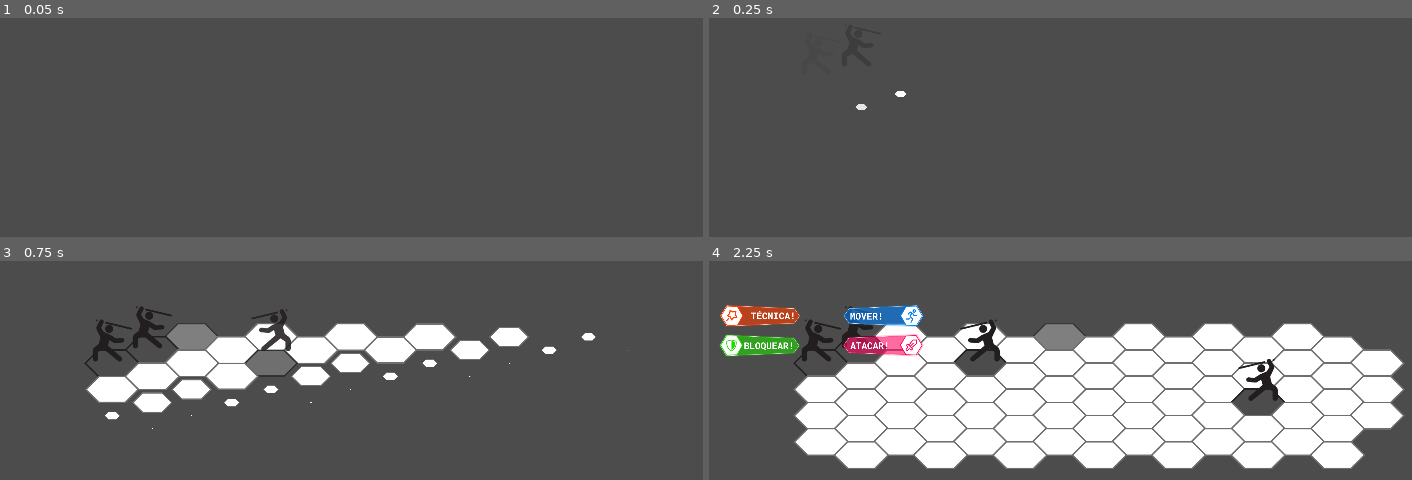
Above: before the commit, frames 1-4 (two rows, left to right).
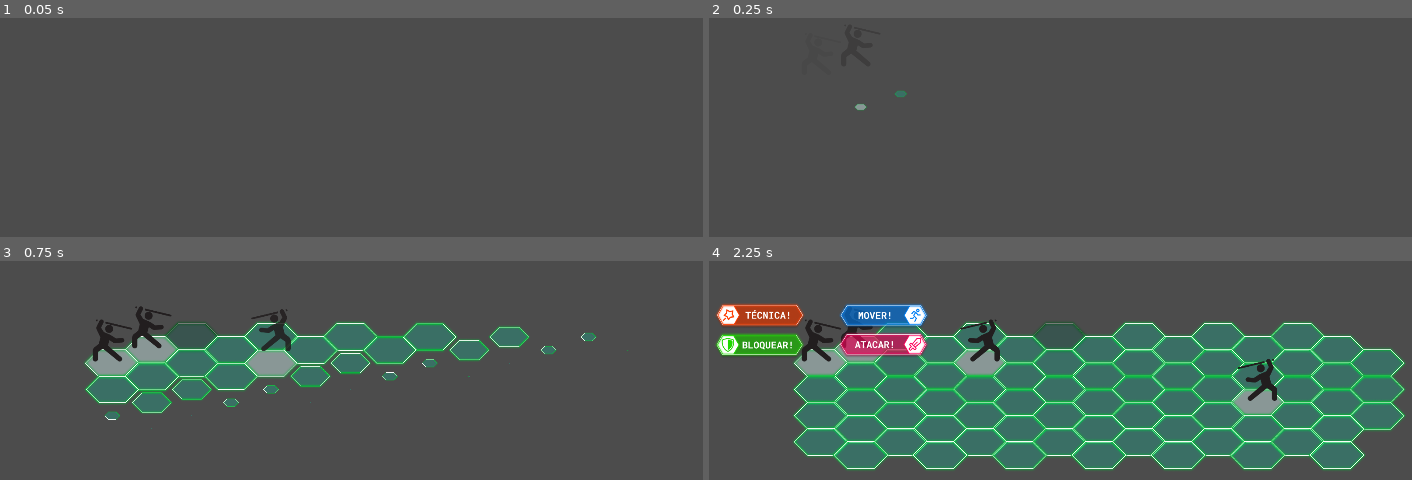
Above: after the commit, the same moments.

Repository: eduregis/hexachronos
Game: Godot game, scene res://View/Scenes/Scene1.tscn
Same seed, same stepped clock (60 frames per second), same inputs: the game is played once before the commit and once after it.
Inputs (mouse positions are in pixels of both pictures, inside the frame that each line leads up to):
- Up to frame 1 (0.05 s): no input
- Up to frame 2 (0.25 s): no input
- Up to frame 3 (0.75 s): tap Enter (ui_accept) at 0.5 s; move the mouse to (189, 337) at 0.52 s; hold Right (ui_right) from 0.53 s (still down); click (189, 337) at 0.67 s
- Up to frame 4 (2.25 s): tap Enter (ui_accept) at 0.77, 1.52 s; move the mouse to (983, 337) at 1.27 s; release Right (ui_right) at 1.28 s; click (983, 337) at 1.42 s; move the mouse to (1060, 337) at 2.02 s; hold Right (ui_right) from 2.03 s (still down); click (1060, 337) at 2.17 s

Frame 1 is identical in both runs. In frame 2, less than 0.1% of the frame differs, in the area x 20-29%, y 33-43%; in frame 3, 13%; in frame 4, 52%, in the area x 0-100%, y 19-96%.

Commit message:
add assets to move, attack and skill paths

Diff:
--- a/Controller/Components/BasicCharacter.gd
+++ b/Controller/Components/BasicCharacter.gd
@@ -337,11 +337,11 @@
 
 func _on_MoveButtonHitBox_mouse_entered():
 	if able_move:
-		$Menu/MoveButton/Sprite.scale = Vector2(0.67, 0.67)
+		$Menu/MoveButton/Sprite.scale = Vector2(1.07, 1.07)
 
 func _on_MoveButtonHitBox_mouse_exited():
 	if able_move:
-		$Menu/MoveButton/Sprite.scale = Vector2(0.63, 0.63)
+		$Menu/MoveButton/Sprite.scale = Vector2(1, 1)
 
 func _on_AttackButtonHitBox_input_event(viewport, event, shape_idx):
 	if able_attack:
@@ -352,11 +352,11 @@
 
 func _on_AttackButtonHitBox_mouse_entered():
 	if able_attack:
-		$Menu/AttackButton/Sprite.scale = Vector2(0.67, 0.67)
+		$Menu/AttackButton/Sprite.scale = Vector2(1.07, 1.07)
 
 func _on_AttackButtonHitBox_mouse_exited():
 	if able_attack:
-		$Menu/AttackButton/Sprite.scale = Vector2(0.63, 0.63)
+		$Menu/AttackButton/Sprite.scale = Vector2(1, 1)
 
 func _on_DefendButtonHitBox_input_event(viewport, event, shape_idx):
 	if able_block:
@@ -370,11 +370,11 @@
 
 func _on_DefendButtonHitBox_mouse_entered():
 	if able_block:
-		$Menu/DefendButton/Sprite.scale = Vector2(0.67, 0.67)
+		$Menu/DefendButton/Sprite.scale = Vector2(1.07, 1.07)
 
 func _on_DefendButtonHitBox_mouse_exited():
 	if able_block:
-		$Menu/DefendButton/Sprite.scale = Vector2(0.63, 0.63)
+		$Menu/DefendButton/Sprite.scale = Vector2(1, 1)
 
 func _on_SkillButtonHitBox_input_event(viewport, event, shape_idx):
 	if able_skill:
@@ -384,11 +384,11 @@
 
 func _on_SkillButtonHitBox_mouse_entered():
 	if able_skill:
-		$Menu/SkillButton/Sprite.scale = Vector2(0.67, 0.67)
+		$Menu/SkillButton/Sprite.scale = Vector2(1.07, 1.07)
 
 func _on_SkillButtonHitBox_mouse_exited():
 	if able_skill:
-		$Menu/SkillButton/Sprite.scale = Vector2(0.63, 0.63)
+		$Menu/SkillButton/Sprite.scale = Vector2(1, 1)
 
 # Menu de técnicas
 func show_skill_menu():
--- a/Controller/Components/Character.gd
+++ b/Controller/Components/Character.gd
@@ -108,11 +108,11 @@
 		emit_signal("skill", index, character_info["skills"][0])
 
 func _on_Skill_01ButtonHitBox_mouse_entered():
-	$SkillMenu/Skill_01Button/Sprite.scale = Vector2(0.67, 0.67)
+	$SkillMenu/Skill_01Button/Sprite.scale = Vector2(1.07, 1.07)
 	emit_signal("skill_range_on", index, character_info["skills"][0]["range"])
 
 func _on_Skill_01ButtonHitBox_mouse_exited():
-	$SkillMenu/Skill_01Button/Sprite.scale = Vector2(0.63, 0.63)
+	$SkillMenu/Skill_01Button/Sprite.scale = Vector2(1, 1)
 	emit_signal("skill_range_off", index, character_info["skills"][0]["range"])
 
 func _on_SkillMenuTween_tween_all_completed():
--- a/Controller/Components/HexagonTile.gd
+++ b/Controller/Components/HexagonTile.gd
@@ -1,4 +1,10 @@
 extends Node2D
+
+var default_floor = preload("res://Assets/Floors/State=Default, Action=None.png")
+var occupied_floor = preload("res://Assets/Floors/State=Ocupado, Action=None.png")
+var path_floor = preload("res://Assets/Floors/State=Available, Action=Move.png")
+var attack_floor = preload("res://Assets/Floors/State=Available, Action=Attack.png")
+var skill_floor = preload("res://Assets/Floors/State=Available, Action=Hability.png")
 
 export var tile_index = Vector2.ZERO
 var occupied = false
@@ -7,8 +13,10 @@
 signal path_move_to
 
 func _ready():
-	scale = Vector2(0.7, 0.7)
+	scale = Vector2(0.58, 0.7)
 	$Sprite.scale = Vector2.ZERO
+	$Sprite.texture = default_floor
+
 	$TileHitBox/HitBox.tile_index = tile_index
 	$TileHitBox/HitBox.tile_position = position
 	$TileHitBox/HitBox.connect("path_move", self, "path_move_to")
@@ -25,28 +33,39 @@
 func remove_path():
 	path = false
 	if !occupied:
+		$Sprite.texture = default_floor
 		$Sprite.modulate = Color(1, 1, 1)
 
 func char_tile():
 	yield(get_tree().create_timer((tile_index.x + tile_index.y) * 0.1), "timeout")
-	$Tween.interpolate_property(
-			$Sprite, "modulate", Color(1, 1, 1) , Color(0.3, 0.3, 0.3), 0.4,
-			Tween.TRANS_SINE, Tween.TRANS_LINEAR
-		)
-	$Tween.start()
+	$Sprite.texture = occupied_floor
 	occupied = true
 
 func path_tile(path_index):
 	if !occupied:
 		if path_index != -1:
 			yield(get_tree().create_timer(path_index * 0.02), "timeout")
-			$Tween.interpolate_property(
-				$Sprite, "modulate", Color(1, 1, 1) , Color(0.7, 0.7, 0.7), 0.4,
-				Tween.TRANS_SINE, Tween.TRANS_LINEAR
-			)
-			$Tween.start()
+			$Sprite.texture = path_floor
 		else:
-			$Sprite.modulate = Color(0.7, 0.7, 0.7)
+			$Sprite.texture = path_floor
+	path = true
+
+func attack_tile(path_index):
+	if !occupied:
+		if path_index != -1:
+			yield(get_tree().create_timer(path_index * 0.02), "timeout")
+			$Sprite.texture = attack_floor
+		else:
+			$Sprite.texture = attack_floor
+	path = true
+
+func skill_tile(path_index):
+	if !occupied:
+		if path_index != -1:
+			yield(get_tree().create_timer(path_index * 0.02), "timeout")
+			$Sprite.texture = skill_floor
+		else:
+			$Sprite.texture = skill_floor
 	path = true
 
 func _on_TileHitBox_mouse_entered():
@@ -57,5 +76,3 @@
 func _on_TileHitBox_mouse_exited():
 	if !occupied:
 		$Sprite.modulate = Color(1, 1, 1)
-		if path:
-			$Sprite.modulate = Color(0.7, 0.7, 0.7)
--- a/Controller/Scenes/BasicScene.gd
+++ b/Controller/Scenes/BasicScene.gd
@@ -78,7 +78,7 @@
 			paths = pathfinder(characters[turn_order_index].index, characters[turn_order_index].character_info["range"], false)
 			var path_index = 0
 			for path in paths:
-				tile_map[path.y][path.x].path_tile(path_index)
+				tile_map[path.y][path.x].attack_tile(path_index)
 				path_index += 1
 			if characters[turn_order_index].team == "foe":
 				attack_foe_IA()
@@ -235,7 +235,7 @@
 		x = 0
 		var tile_vector_position = []
 		for cell in array:
-			var tile_position = Vector2(window.x/6 + x*127 + (y % 2)*64, window.y/2 + y *21)
+			var tile_position = Vector2(window.x/6 + x*127 + (y % 2)*63, window.y/2 + y *21)
 			var tile = Tile.instance()
 			tile.set_position(tile_position)
 			tile.tile_index = Vector2(x, y)
@@ -300,7 +300,7 @@
 	var skill_paths = pathfinder(char_position, skill_range, false)
 	print(skill_paths.size())
 	for path in skill_paths:
-		tile_map[path.y][path.x].path_tile(-1)
+		tile_map[path.y][path.x].skill_tile(-1)
 
 func skill_range_off(char_position, skill_range):
 	var skill_paths = pathfinder(char_position, skill_range, false)
--- a/Controller/Scenes/Scene1.gd
+++ b/Controller/Scenes/Scene1.gd
@@ -14,8 +14,6 @@
 	load_tilemap("0001")
 	set_ally("Sniper", 0, 2)
 	set_ally("Mechanic", 0, 1)
-	characters[1].defeated = true
-	characters[1].hp = 0
 	set_foe("Foe", 2, 2)
 	set_foe("Foe", 5, 5)
 	start_combat()
--- a/Controller/Scenes/SceneWithSkills.gd
+++ b/Controller/Scenes/SceneWithSkills.gd
@@ -44,7 +44,7 @@
 			paths = pathfinder(char_position, skill_info["range"], false)
 			var path_index = 0
 			for path in paths:
-				tile_map[path.y][path.x].path_tile(path_index)
+				tile_map[path.y][path.x].skill_tile(path_index)
 				path_index += 1
 			actual_target_skill = skill_info
 
@@ -64,7 +64,7 @@
 			for character in characters:
 				if character.index == tile_index && character.team != characters[turn_order_index].team:
 					character.take_tecnical_damage(characters[turn_order_index])
+					clean_paths()
 					yield(get_tree().create_timer(1.0), "timeout")
-					clean_paths()
 					next_turn_stage()
 					actual_target_skill = {}
--- a/View/Components/Character.tscn
+++ b/View/Components/Character.tscn
@@ -48,7 +48,6 @@
 
 [node name="Sprite" type="Sprite" parent="Menu/MoveButton"]
 position = Vector2( 13.7944, -13.6443 )
-scale = Vector2( 0.630244, 0.630244 )
 texture = ExtResource( 5 )
 
 [node name="MoveButtonHitBox" type="StaticBody2D" parent="Menu/MoveButton"]
@@ -57,48 +56,45 @@
 
 [node name="HitBox" type="CollisionPolygon2D" parent="Menu/MoveButton/MoveButtonHitBox"]
 position = Vector2( -1.00113, 0.33371 )
-polygon = PoolVector2Array( 90.9338, -38.1965, 105.589, -13.5779, 90.7354, 10.0209, -64.4331, 3.07597, -75.9418, -13.9886, -63.6394, -30.8547 )
+polygon = PoolVector2Array( 100.331, -39.1857, 113.472, -15.3542, 100.331, 8.7001, -67.8258, 8.92282, -82.7484, -15.1314, -68.7167, -38.2948 )
 
 [node name="AttackButton" type="Node2D" parent="Menu"]
 position = Vector2( 141.128, -40.694 )
 
 [node name="Sprite" type="Sprite" parent="Menu/AttackButton"]
 position = Vector2( 0.276886, -0.3778 )
-scale = Vector2( 0.63, 0.63 )
 texture = ExtResource( 4 )
 
 [node name="AttackButtonHitBox" type="StaticBody2D" parent="Menu/AttackButton"]
 input_pickable = true
 
 [node name="HitBox" type="CollisionPolygon2D" parent="Menu/AttackButton/AttackButtonHitBox"]
-polygon = PoolVector2Array( 75.4473, -23.9707, 90.2797, -0.530045, 75.7121, 22.6457, -77.6979, 16.2228, -89.8955, -0.394218, -77.3444, -17.0112 )
+polygon = PoolVector2Array( 85.6832, -25.7401, 99.5423, -1.64415, 85.9982, 21.1919, -83.5308, 20.8597, -98.0984, -1.52141, -83.6632, -25.3593 )
 
 [node name="DefendButton" type="Node2D" parent="Menu"]
 position = Vector2( -141.128, -40.694 )
 
 [node name="Sprite" type="Sprite" parent="Menu/DefendButton"]
-scale = Vector2( 0.63, 0.63 )
 texture = ExtResource( 6 )
 
 [node name="DefendButtonHitBox" type="StaticBody2D" parent="Menu/DefendButton"]
 input_pickable = true
 
 [node name="HitBox" type="CollisionPolygon2D" parent="Menu/DefendButton/DefendButtonHitBox"]
-polygon = PoolVector2Array( 78.1831, -16.9344, 90.287, -0.465065, 78.9768, 16.5995, -75.9932, 23.1475, -90.6767, -0.861916, -75.5964, -24.2761 )
+polygon = PoolVector2Array( 84.0005, -24.4367, 98.3195, -1.10219, 84.5309, 22.2323, -85.8819, 21.5252, -98.9633, -0.748634, -85.1748, -24.6135 )
 
 [node name="SkillButton" type="Node2D" parent="Menu"]
 position = Vector2( -126.248, -94.6373 )
 
 [node name="Sprite" type="Sprite" parent="Menu/SkillButton"]
 position = Vector2( -13.8421, -13.5324 )
-scale = Vector2( 0.63, 0.63 )
 texture = ExtResource( 7 )
 
 [node name="SkillButtonHitBox" type="StaticBody2D" parent="Menu/SkillButton"]
 input_pickable = true
 
 [node name="HitBox" type="CollisionPolygon2D" parent="Menu/SkillButton/SkillButtonHitBox"]
-polygon = PoolVector2Array( 64.7297, -30.0987, 76.6486, -13.4121, 64.9945, 3.53931, -89.4222, 9.89609, -104.52, -13.677, -89.1573, -36.9852 )
+polygon = PoolVector2Array( 70.0584, -38.1892, 84.0892, -15.4594, 70.76, 7.83174, -99.5703, 8.11236, -112.9, -15.74, -98.1672, -38.0489 )
 
 [node name="MenuTween" type="Tween" parent="."]
 
@@ -110,14 +106,13 @@
 [node name="Sprite" type="Sprite" parent="SkillMenu/Skill_01Button"]
 position = Vector2( -13.8421, -13.5324 )
 rotation = 0.523599
-scale = Vector2( 0.63, 0.63 )
 texture = ExtResource( 7 )
 
 [node name="Skill_01ButtonHitBox" type="StaticBody2D" parent="SkillMenu/Skill_01Button"]
 input_pickable = true
 
 [node name="HitBox" type="CollisionPolygon2D" parent="SkillMenu/Skill_01Button/Skill_01ButtonHitBox"]
-polygon = PoolVector2Array( 62.1725, 11.1239, 64.5578, 31.3282, 46.0371, 40.3079, -91.3192, -30.9417, -92.582, -59.2838, -67.7475, -72.1921 )
+polygon = PoolVector2Array( 71.6987, 7.07072, 72.3661, 34.2681, 48.0053, 46.4485, -98.5237, -38.293, -98.2261, -64.5843, -74.9111, -77.4819 )
 
 [node name="SkillMenuTween" type="Tween" parent="."]
 [connection signal="tween_completed" from="Tween" to="." method="_on_Tween_tween_completed"]
Binary file added: Assets/Floors/State=Available, Action=Attack.png
Not shown, added: Assets/Floors/State=Available, Action=Attack.png.import
Binary file added: Assets/Floors/State=Available, Action=Defend.png
Not shown, added: Assets/Floors/State=Available, Action=Defend.png.import
Binary file added: Assets/Floors/State=Available, Action=Hability.png
Not shown, added: Assets/Floors/State=Available, Action=Hability.png.import
Binary file added: Assets/Floors/State=Available, Action=Move.png
Not shown, added: Assets/Floors/State=Available, Action=Move.png.import
Binary file added: Assets/Floors/State=Default, Action=None.png
Not shown, added: Assets/Floors/State=Default, Action=None.png.import
Binary file added: Assets/Floors/State=Hover, Action=Attack.png
Not shown, added: Assets/Floors/State=Hover, Action=Attack.png.import
(and 16 more such lines)
